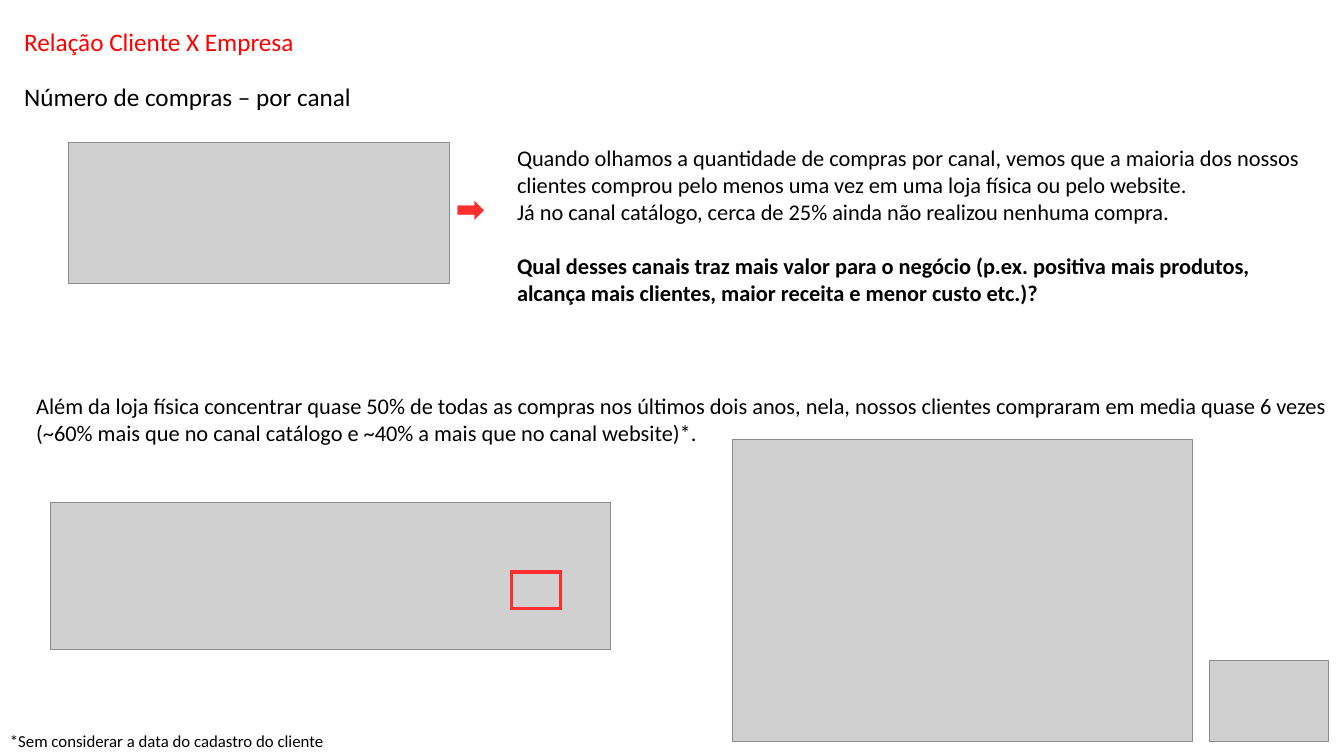
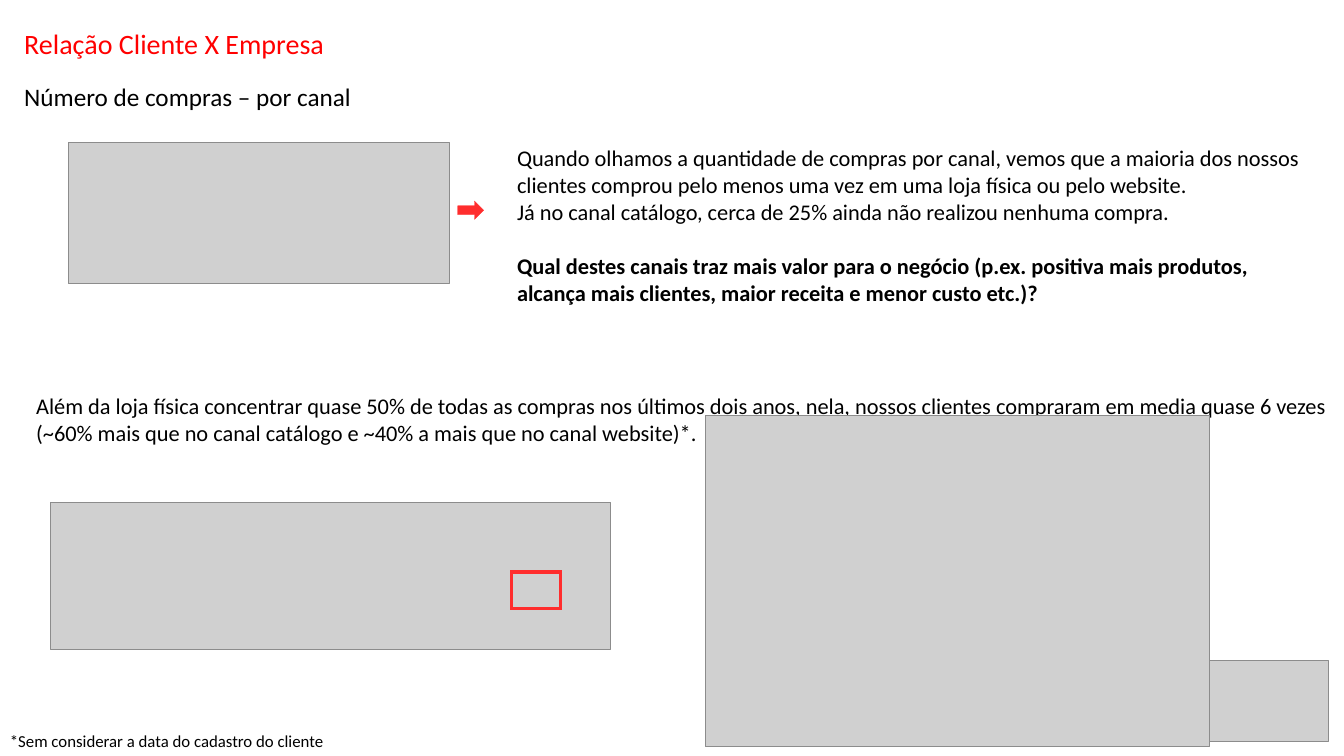
Before and after one commit to Danielgmelo/ifood, a slide deck: slide 9 of my_project/iFood CRM Data Analyst Case.pptx. Drawn at 1344x756 pixels with LibreOffice and Linux fonts; fonts in the diff are those of the drawing; grey boxes stand for pictures. Boxes give left, top, right and bottom in pixels: in the first picture for what was removed or moved away, otherwise in the second. Text is boxed around its words. In the diff, an @@ line names an element or a change of style, - is before the commit and + after.

```diff
--- a/my_project/iFood CRM Data Analyst Case.pptx
+++ b/my_project/iFood CRM Data Analyst Case.pptx
@@ text "Relação Cliente X Empresa" at (24, 34, 324, 59): size 18 to 20 pt @@
@@ text at (517, 257, 1248, 305): text changed @@
-Qual desses canais traz mais valor para o negócio (p.ex. positiva mais produtos, alcança mais clientes, maior receita e menor custo etc.)?
+Qual destes canais traz mais valor para o negócio (p.ex. positiva mais produtos, alcança mais clientes, maior receita e menor custo etc.)?
@@ picture: place and size @@
-picture at (733, 440, 1193, 741)
+picture at (706, 415, 1210, 747)
```
Also in this commit, not shown: 27 other slides changed, 1 other file.
